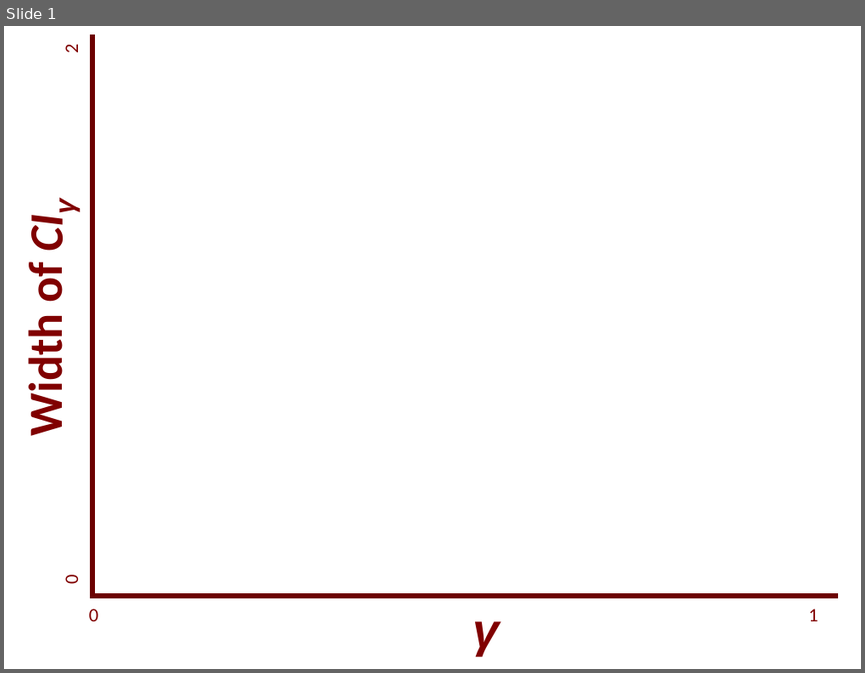
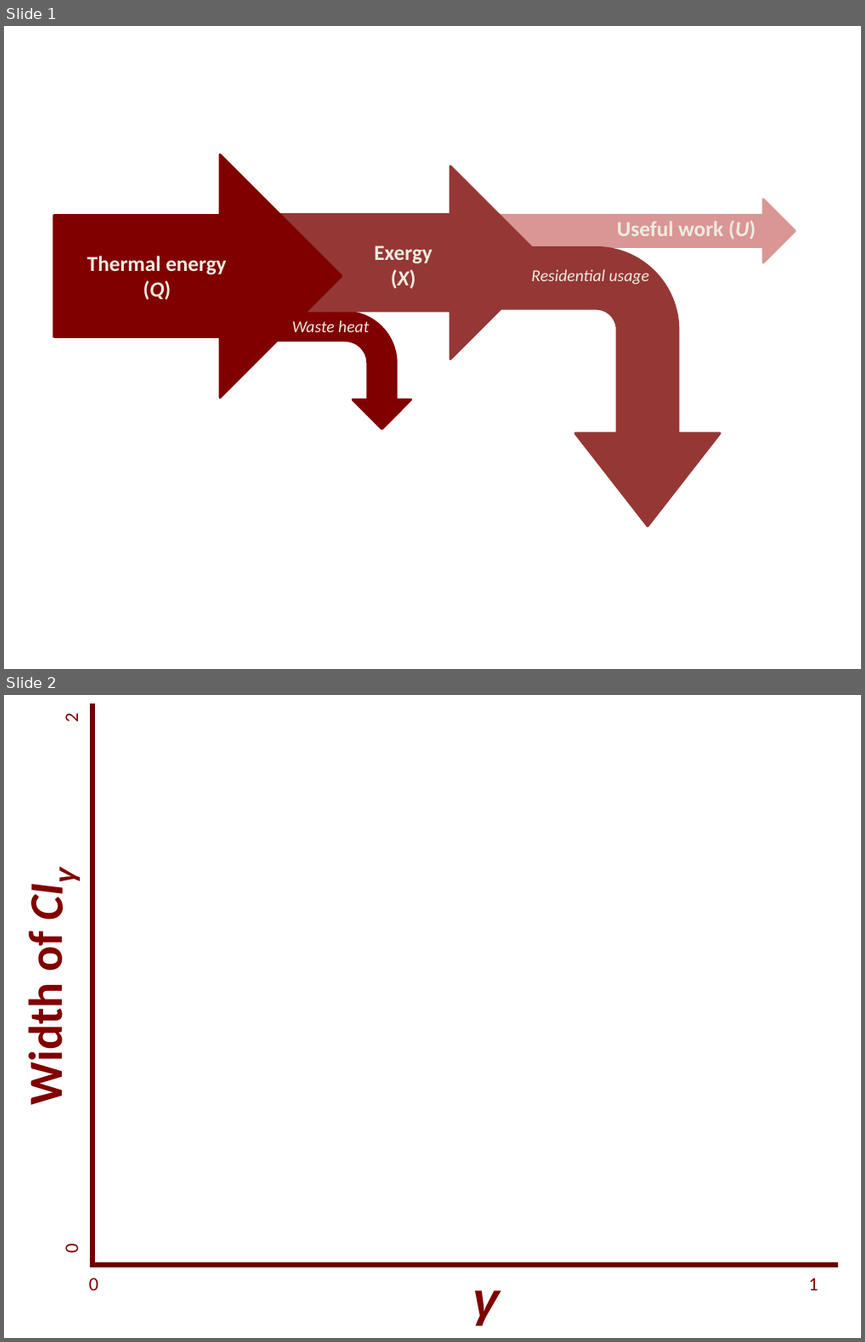
Before and after one commit to EconModels/MacroGrowth, a slide deck: figure_other/Seminar Figures.pptx. Shown one above the other, each under a label of ours: slide 1 before the commit, slides 1 and 2 after it. The pictures are 865x673 and 865x1342 pixels, drawn with LibreOffice and Linux fonts; fonts in the diff are those of the drawing. Boxes give left, top, right and bottom in pixels: in the first picture for what was removed or moved away, otherwise in the second. Text is boxed around its words. In the diff, an @@ line names an element or a change of style, - is before the commit and + after.

```diff
--- a/figure_other/Seminar Figures.pptx
+++ b/figure_other/Seminar Figures.pptx
@@ slide 1 added at (4,26,861,669), background #FFFFFF @@
@@ right arrow added at (53,154,341,397), fill #800000, outline #800000 2 pt @@
@@ right arrow added at (271,165,546,358), fill #953735, outline #953735 2 pt @@
@@ right arrow added at (480,199,794,262), fill #D99694, outline #D99694 2 pt @@
@@ rectangle added at (271,215,482,310), fill #800000, outline #800000 2 pt @@
@@ text added at (617,221,755,238), 18 pt, text #EEECE1, bold @@
+Useful work (U)
@@ text added at (374,245,432,289), 18 pt, text #EEECE1, bold @@
+Exergy
+(X)
@@ bent arrow added at (483,247,720,526), fill #953735, outline #953735 2 pt @@
@@ text added at (87,256,226,300), 18 pt, text #EEECE1, bold @@
+Thermal energy
+(Q)
@@ text added at (531,269,649,284), 14 pt, text #EEECE1, italic @@
+Residential usage
@@ bent arrow added at (273,312,411,428), fill #800000, outline #800000 2 pt @@
@@ text added at (292,320,369,332), 14 pt, text #EEECE1, italic @@
+Waste heat
@@ what was slide 1 is now slide 2 @@
```
Also in this commit, not shown: 5 other files.
